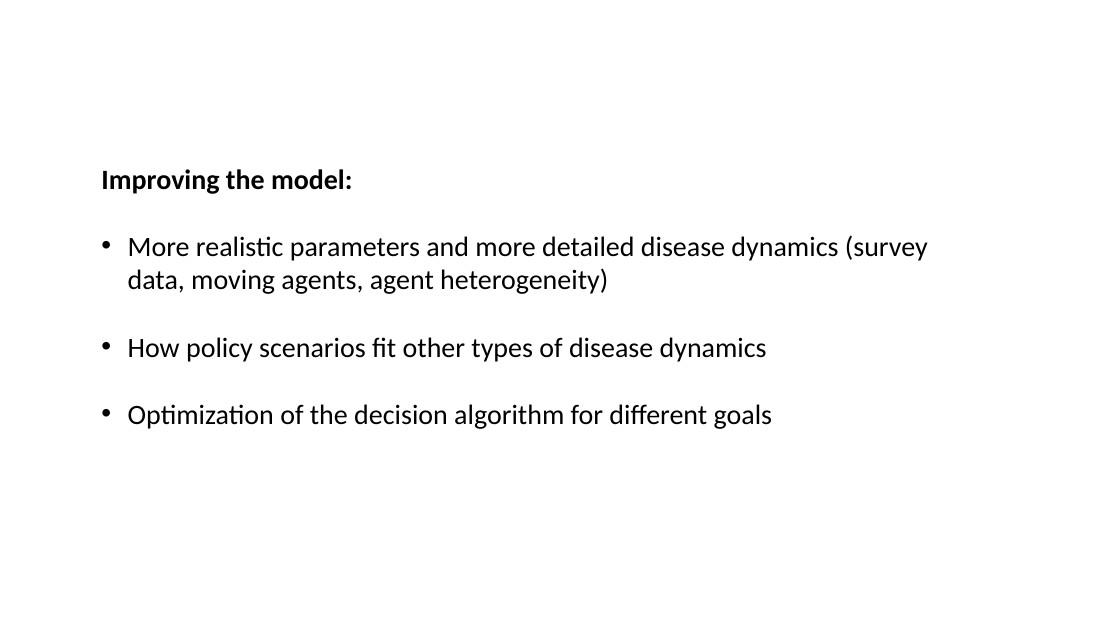
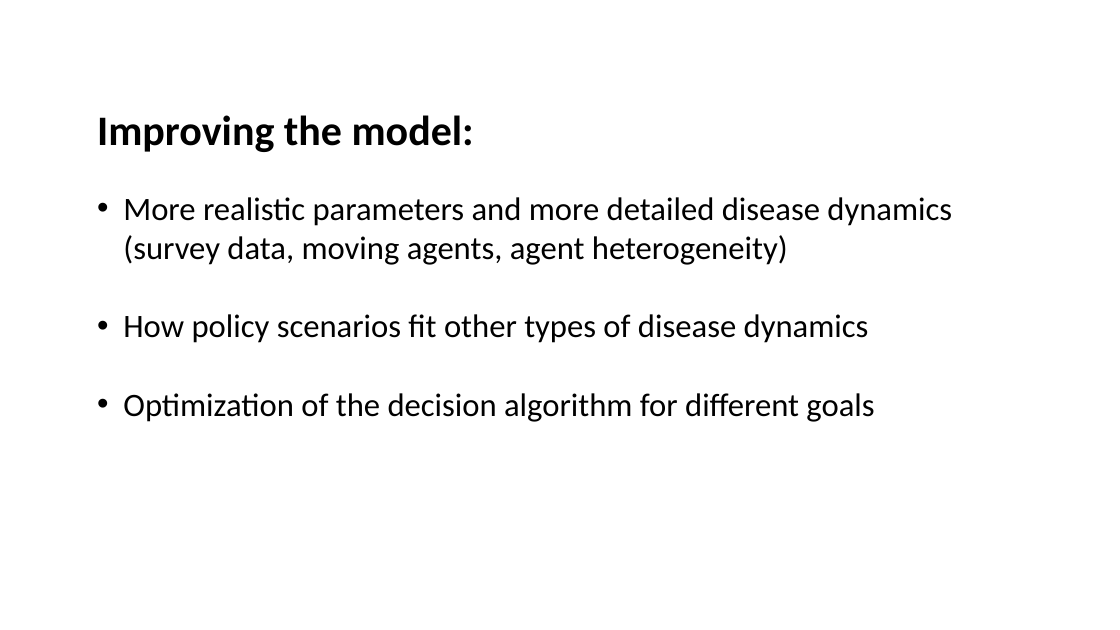
Before and after one commit to miguelppais/MexicoCityDisease, a slide deck: slide 19 of docs/Mexico Disease.pptx. Drawn at 1120x630 pixels with LibreOffice and Linux fonts; fonts in the diff are those of the drawing. Boxes give left, top, right and bottom in pixels: in the first picture for what was removed or moved away, otherwise in the second. Text is boxed around its words. In the diff, an @@ line names an element or a change of style, - is before the commit and + after.

```diff
--- a/docs/Mexico Disease.pptx
+++ b/docs/Mexico Disease.pptx
@@ text "Improving the model:": place and size @@
-text "Improving the model:" at [101,169,928,429]
+text "Improving the model:" at [97,115,952,422]
@@ text "Improving the model:" at [97,115,952,422]: size 24 to 36 pt in "Improving the model:"; size 24 to 28 pt @@
```
Also in this commit, not shown: 2 other slides changed.
